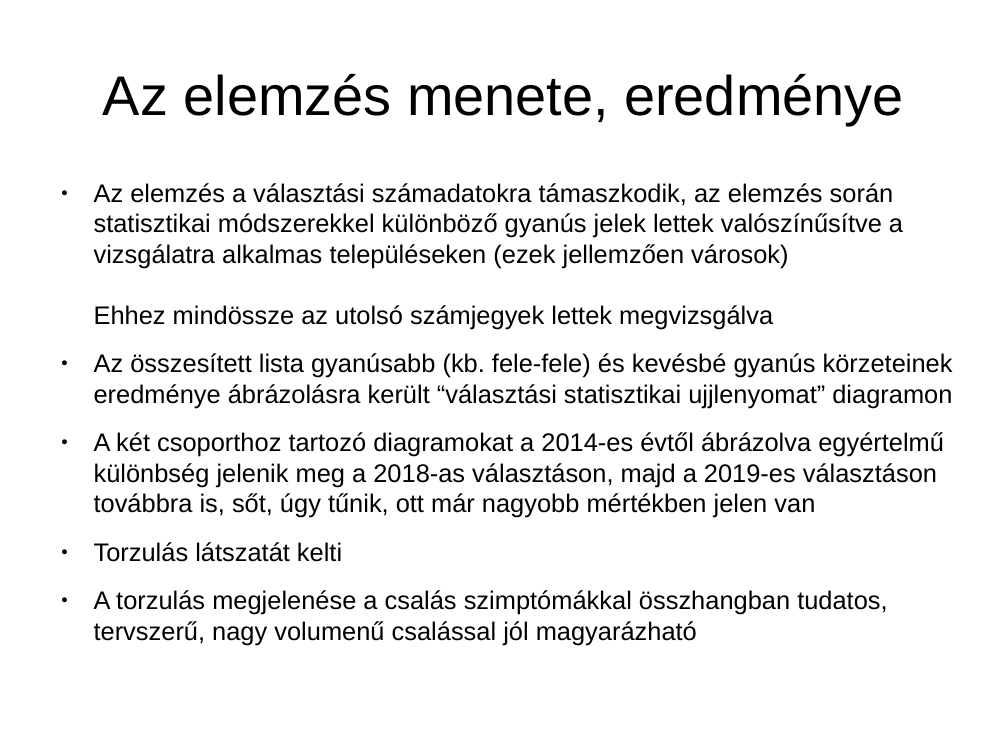
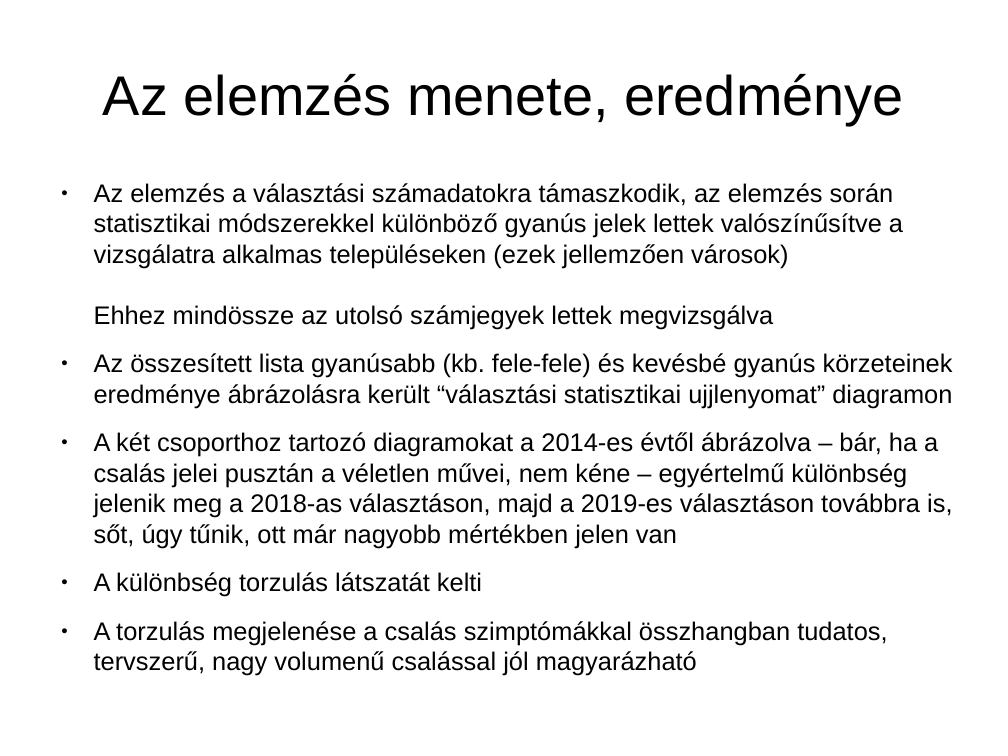
Before and after one commit to brezniczky/ep_elections_2019_hun, a slide deck: slide 6 of slides/hun/slides.odp. Drawn at 1008x756 pixels with LibreOffice and Linux fonts; fonts in the diff are those of the drawing. Boxes give left, top, right and bottom in pixels: in the first picture for what was removed or moved away, otherwise in the second. Text is boxed around its words. In the diff, an @@ line names an element or a change of style, - is before the commit and + after.

```diff
--- a/slides/hun/slides.odp
+++ b/slides/hun/slides.odp
@@ text at (94,432,952,597): text changed @@
-● A két csoporthoz tartozó diagramokat a 2014-es évtől ábrázolva egyértelmű különbség jelenik meg a 2018-as választáson, majd a 2019-es választáson továbbra is, sőt, úgy tűnik, ott már nagyobb mértékben jelen van
-● Torzulás látszatát kelti
+● A két csoporthoz tartozó diagramokat a 2014-es évtől ábrázolva – bár, ha a csalás jelei pusztán a véletlen művei, nem kéne – egyértelmű különbség jelenik meg a 2018-as választáson, majd a 2019-es választáson továbbra is, sőt, úgy tűnik, ott már nagyobb mértékben jelen van
+● A különbség torzulás látszatát kelti
```
Also in this commit, not shown: 5 other slides changed, 14 slides added, 2 slides removed, 2 other files.
